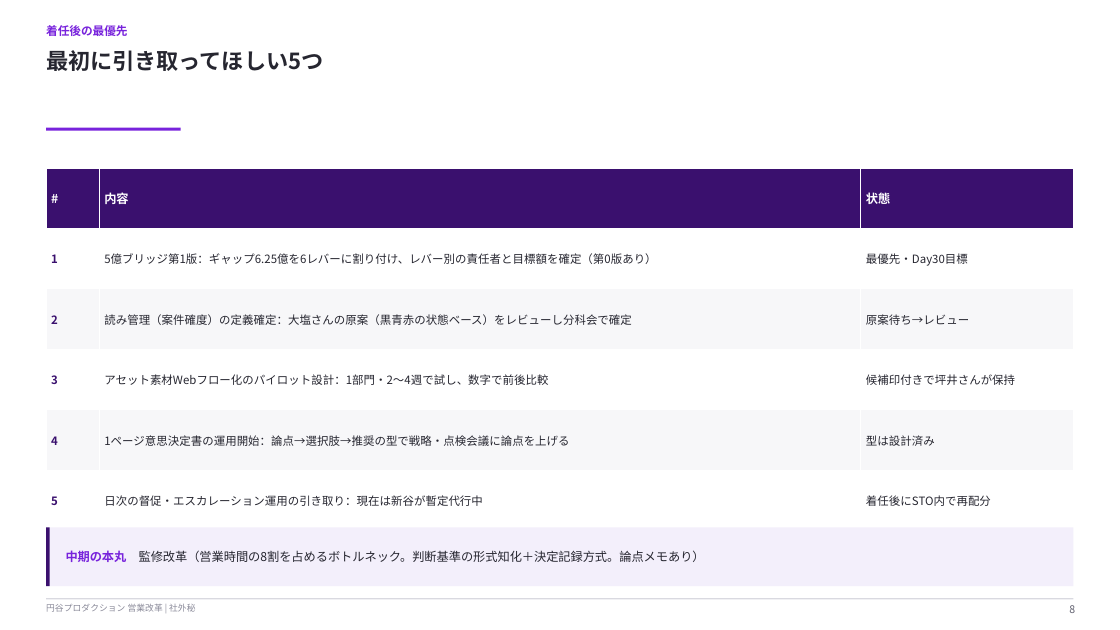
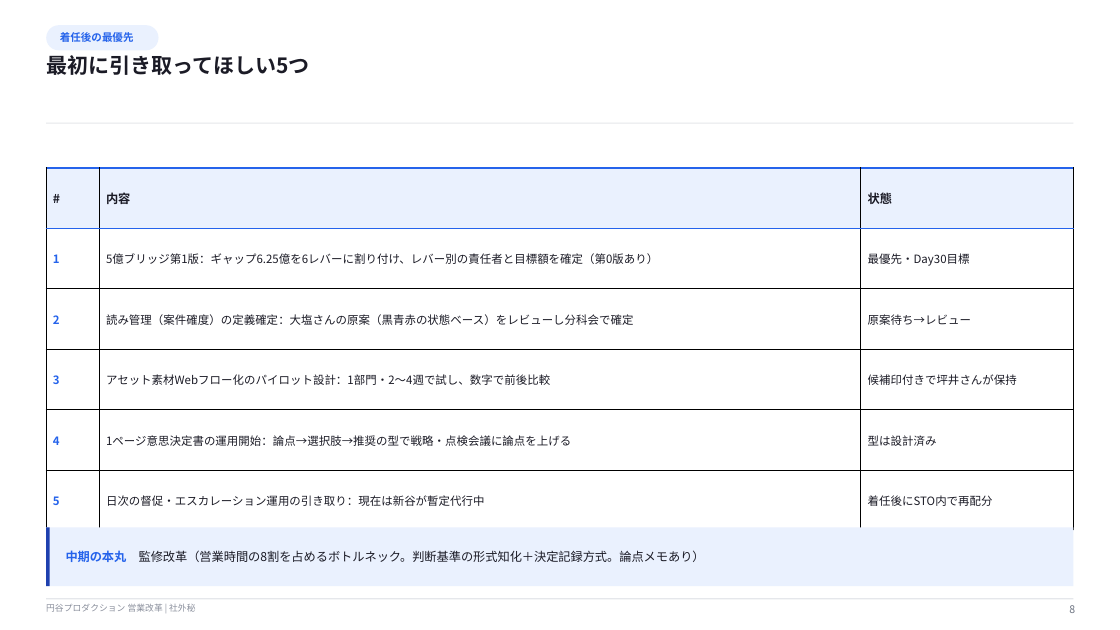
Before and after one commit to hayatoshintani-spe/kessho-lens, a slide deck: slide 8 of docs/営業改革_小沢さん着任ブリーフ.pptx. Drawn at 1120x630 pixels with LibreOffice and Linux fonts; fonts in the diff are those of the drawing. Boxes give left, top, right and bottom in pixels: in the first picture for what was removed or moved away, otherwise in the second. Text is boxed around its words. In the diff, an @@ line names an element or a change of style, - is before the commit and + after.

```diff
--- a/docs/営業改革_小沢さん着任ブリーフ.pptx
+++ b/docs/営業改革_小沢さん着任ブリーフ.pptx
@@ rounded rectangle "着任後の最優先": place and size @@
-rounded rectangle "着任後の最優先" at bbox=[46, 25, 127, 36]
+rounded rectangle "着任後の最優先" at bbox=[46, 25, 159, 50]
@@ rounded rectangle "着任後の最優先" at bbox=[46, 25, 159, 50]: size 10 to 9 pt, text colour #7823DC to #2563EB; less space between paragraphs; vertical alignment top to middle; fill none to #EAF1FE @@
@@ text "最初に引き取ってほしい5つ" at bbox=[46, 55, 309, 75]: size 19 to 18 pt, text colour #262630 to #1B1B26 @@
@@ rectangle removed at bbox=[46, 128, 181, 131] @@
@@ rectangle added at bbox=[46, 123, 1074, 124], fill #E5E7EB @@
@@ table at bbox=[46, 168, 1074, 531] @@
@@ fill #3A106E to #EAF1FE in row 1 @@
@@ fill #F7F7F9 to #FFFFFF in 6 cells @@
@@ text colour #FFFFFF to #1B1B26 in "#", "内容", "状態" @@
@@ text colour #3A106E to #2563EB in "1", "2", "3", "4" and 1 more places @@
@@ text colour #262630 to #1B1B26 @@
@@ borders changed @@
@@ rectangle at bbox=[46, 528, 1074, 586]: fill #F3EFFB to #EAF1FE @@
@@ rectangle at bbox=[46, 528, 50, 586]: fill #3A106E to #1E40AF @@
@@ text "中期の本丸 監修改革（営業時間の8割を占めるボトルネック。判断基準の形式知化＋決定記録方式。論点メモあり）" at bbox=[66, 550, 705, 562]: text colour #7823DC to #2563EB in "中期の本丸"; text colour #262630 to #1B1B26 @@
```
Also in this commit, not shown: 9 other slides changed, 7 other files.
